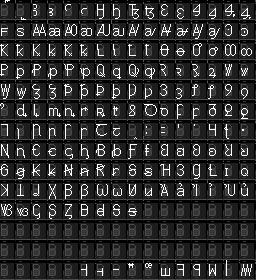
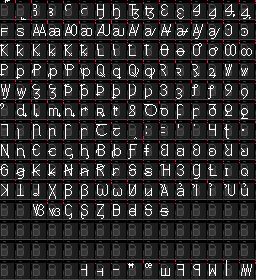
The second 256x280 image is a revision of the first. Changes to its layers:
painted on "Metadata" over [left=15, top=200, right=176, bottom=204]
painted on "Glyphs" over [left=1, top=45, right=229, bottom=219]
